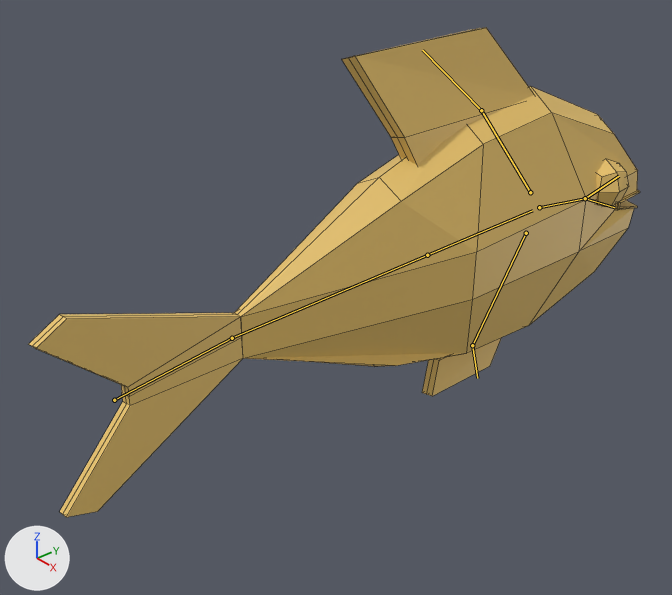
Two versions of the Blender file godot_project/assets/fish/fish_v0.blend, one commit apart.
Before and after are seen from a camera (50 mm lens) standing at (1.345, -1.556, 0.99) and looking at (-0.03, -0.387, 0.004). Lighting does not change. The marker at lower left points along +X, +Y and +Z. Both versions are drawn at frame 13 of the action 'idle.002'; the numbers are the values there. The bones that bend it are drawn over the model as lines. Mesh edges are drawn as thin lines.

The first picture shows 'fish'.
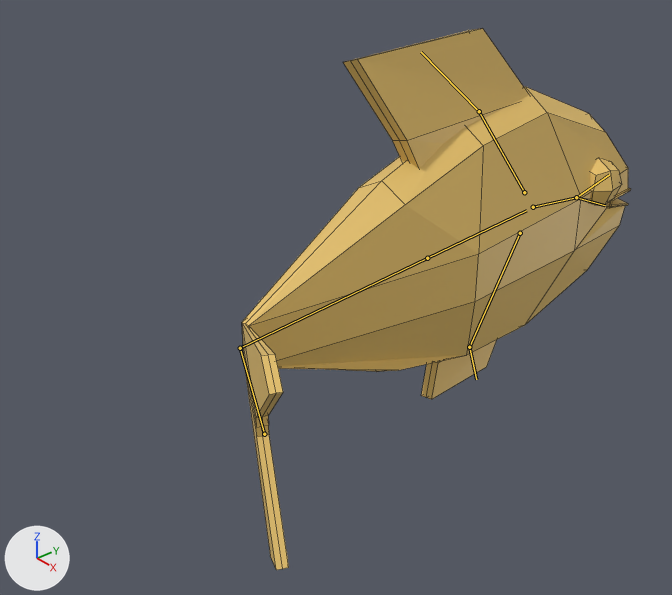
The edits, one by one:
Bone 'Bone' (bone_bone) moves from (0.0, 0.0, 0.0) to (0.263, 0.149, 0.0).
Bone 'Bone' (bone_bone) turns from (0, 0, 8) to (0, 0, 63) degrees about its own x, y and z.
Bone 'Bone.008' (bone_bone_008) turns from (0, 0, -7) to (0, 0, -59) degrees about its own x, y and z.

What differs and where, as boxes (x1, y1, x2, y2) in the pictures (672 x 595 px):
'fish', posed (36% narrower, 11% taller)
    before: (29, 28, 640, 517)
    after: (242, 28, 631, 570)
bone 'Bone', root to tip
    before: (114, 400) to (232, 338)
    after: (264, 434) to (240, 348)
bone 'Bone.008', root to tip
    before: (232, 338) to (427, 255)
    after: (240, 348) to (427, 258)
